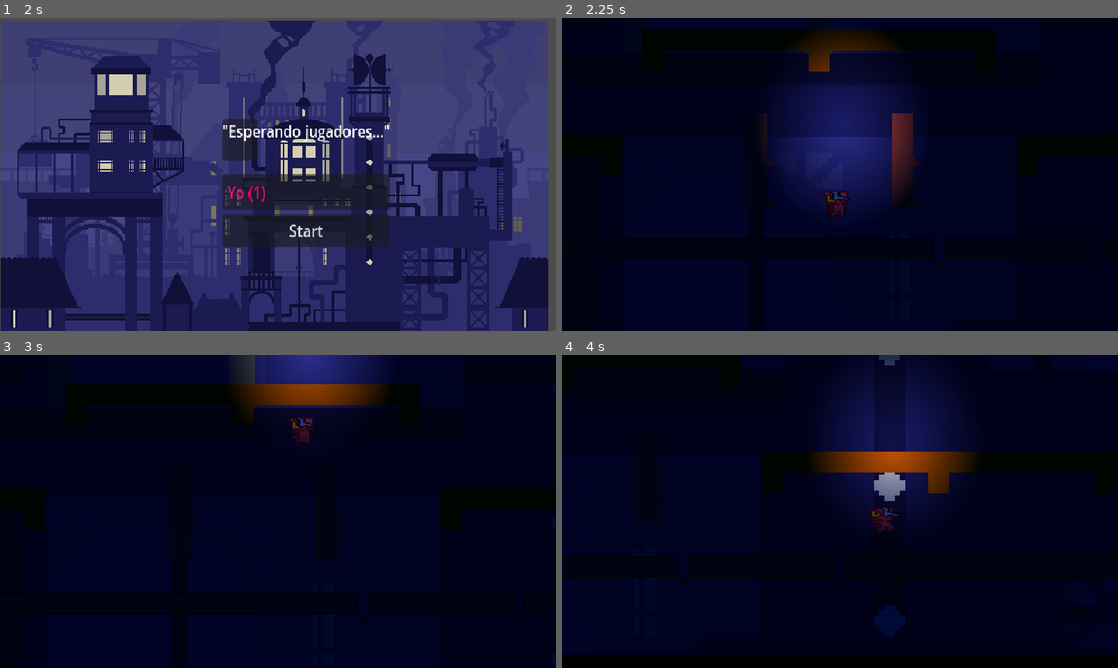
Above: before the commit, frames 1-4 (two rows, left to right).
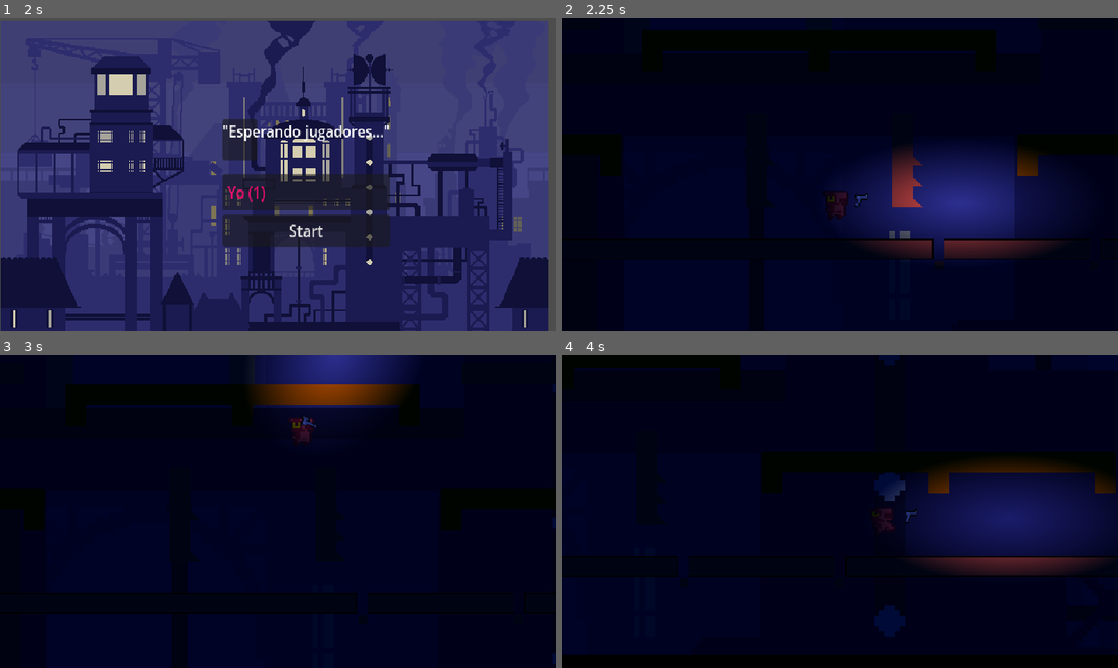
Above: after the commit, the same moments.

Repository: xNeku/godot-multiplayer-high-level
Game: Godot game, scene res://high_level_example/scenes/Menu.tscn
Two runs of this game, one before a commit and one after it. Both use one fixed random seed, a clock stepped at 60 frames per second and the inputs below.
Inputs (mouse positions are in pixels of both pictures, inside the frame that each line leads up to):
- Up to frame 1 (2 s): click (283, 146) at 0.52 s; type "12" at 0.6 s; click "Crear Partida" at 1.25 s
- Up to frame 2 (2.25 s): click "Start" at 2 s
- Up to frame 3 (3 s): move the mouse to (400, 495) at 2.77 s; hold Right (ui_right) from 2.78 s (still down); hold Up (ui_up) from 2.78 s (still down)
- Up to frame 4 (4 s): keep holding Right (ui_right); move the mouse to (728, 527) at 3.52 s; release Up (ui_up) at 3.53 s; tap F (ability) at 3.6 s; tap Up (ui_up) at 3.77, 3.8 s

Frame 1 is identical in both runs. In frame 2, 18% of the frame differs, in the area x 36-90%, y 4-77%; in frame 3, 2.8%; in frame 4, 17%.

Commit message:
Puntería estilo Duck Game: arma sube con el botón de salto o pegado a pared, diagonales
Co-Authored-By: Claude Sonnet 5.5 <noreply@anthropic.com>
Claude-Session: https://claude.ai/code/session_01V8Hjh6ByoFuysguaq7Lais

Diff:
--- a/high_level_example/scripts/high_level_network_player.gd
+++ b/high_level_example/scripts/high_level_network_player.gd
@@ -15,10 +15,13 @@
 @export var gravity: float = 2000.0
 
 @export_group("Puntería (sin ratón, estilo Duck Game)")
-# El personaje dispara hacia donde mira. En el aire, el arma apunta hacia arriba.
-@export var aim_up_in_air: bool = true
-# 90 = vertical. Menos grados = diagonal (45 deja disparar en el aire hacia delante-arriba).
-@export_range(0.0, 90.0) var air_aim_angle_deg: float = 90.0
+# Se dispara recto hacia donde se mira. El arma sube hacia arriba mientras
+# se mantiene el botón de salto o si se está pegado a una pared mirándola.
+# Si disparas mientras sube o baja, sale en el ángulo en que esté (diagonales).
+@export var aim_up_at_wall: bool = true
+@export_range(0.0, 90.0) var aim_up_max_deg: float = 90.0
+# Velocidad a la que sube/baja el arma. Menos = diagonales más fáciles de clavar.
+@export var aim_rotation_speed_deg: float = 360.0
 
 @export_group("Arma")
 # Arma con la que se empieza y con la que se reaparece.
@@ -41,6 +44,7 @@
 var is_aiming_laser: bool = false
 var facing: int = 1 # 1 = derecha, -1 = izquierda
 var aim_angle: float = 0.0 # radianes, ángulo global del disparo
+var _aim_up: float = 0.0 # cuánto ha subido el arma (0 = recto)
 
 # Cooldowns por marca de tiempo (más barato que crear un timer por disparo)
 var _next_shot_msec: int = 0
@@ -99,7 +103,7 @@
 	if is_aiming_laser:
 		update_laser_trajectory()
 
-	update_aiming()
+	update_aiming(delta)
 	update_animation()
 
 	if Input.is_action_pressed("shoot"):
@@ -110,15 +114,20 @@
 		throw_object()
 
 
-func update_aiming() -> void:
+func update_aiming(delta: float) -> void:
 	var direction: float = Input.get_axis("ui_left", "ui_right")
 	if direction != 0.0:
 		facing = 1 if direction > 0.0 else -1
 
-	var up: float = 0.0
-	if aim_up_in_air and not is_on_floor():
-		up = deg_to_rad(air_aim_angle_deg)
-	aim_angle = Vector2(facing * cos(up), -sin(up)).angle()
+	# ¿Hay que apuntar arriba? Botón de salto mantenido, o pegado a una pared mirándola
+	var want_up: bool = Input.is_action_pressed("ui_up")
+	if aim_up_at_wall and is_on_wall() and get_wall_normal().x * facing < 0.0:
+		want_up = true
+
+	var target: float = deg_to_rad(aim_up_max_deg) if want_up else 0.0
+	_aim_up = move_toward(_aim_up, target, deg_to_rad(aim_rotation_speed_deg) * delta)
+
+	aim_angle = Vector2(facing * cos(_aim_up), -sin(_aim_up)).angle()
 
 	hand_pivot.global_rotation = aim_angle
 	animated_sprite.flip_h = facing < 0
@@ -285,6 +294,7 @@
 
 	if is_multiplayer_authority():
 		is_aiming_laser = false
+		_aim_up = 0.0
 		laser_sight.visible = false
 		global_position = Vector2(randf_range(100, 1100), randf_range(100, 500))
 		velocity = Vector2.ZERO
